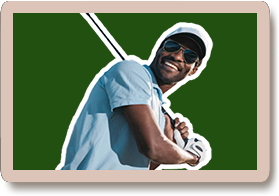
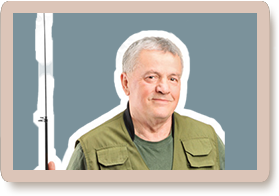
Layers edited between the first and the second 279x196 image:
hid "Group 1" (2nd of 2) over [0, 1, 278, 195]
painted on "thumbnail" over [23, 13, 225, 195]
painted on "bg" over [0, 1, 270, 178]
